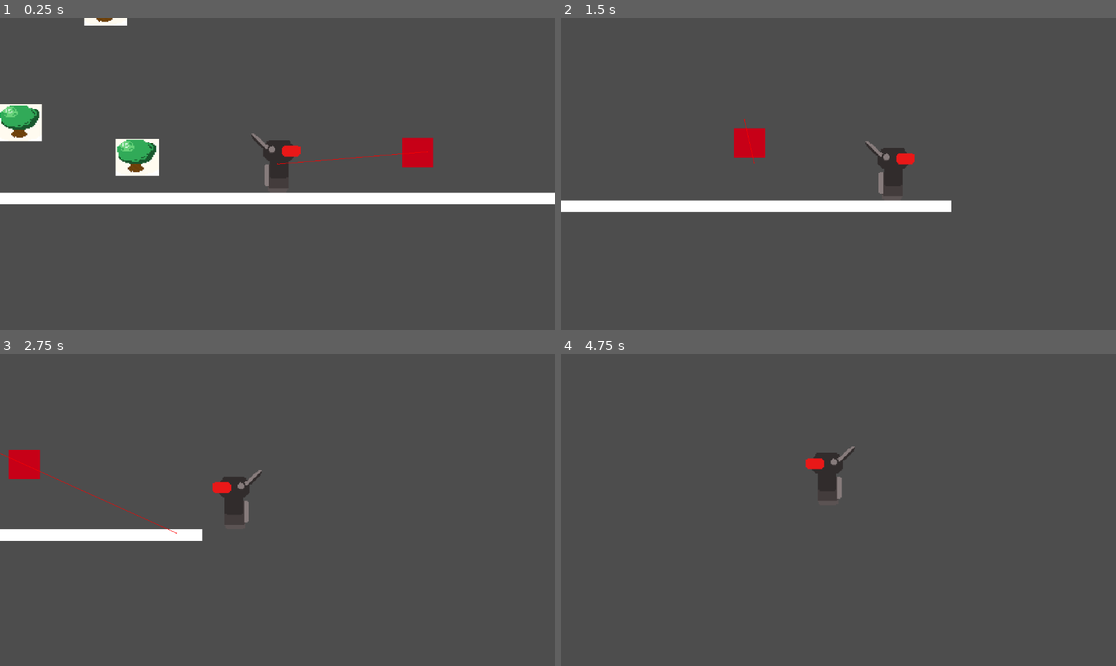
Above: before the commit, frames 1-4 (two rows, left to right).
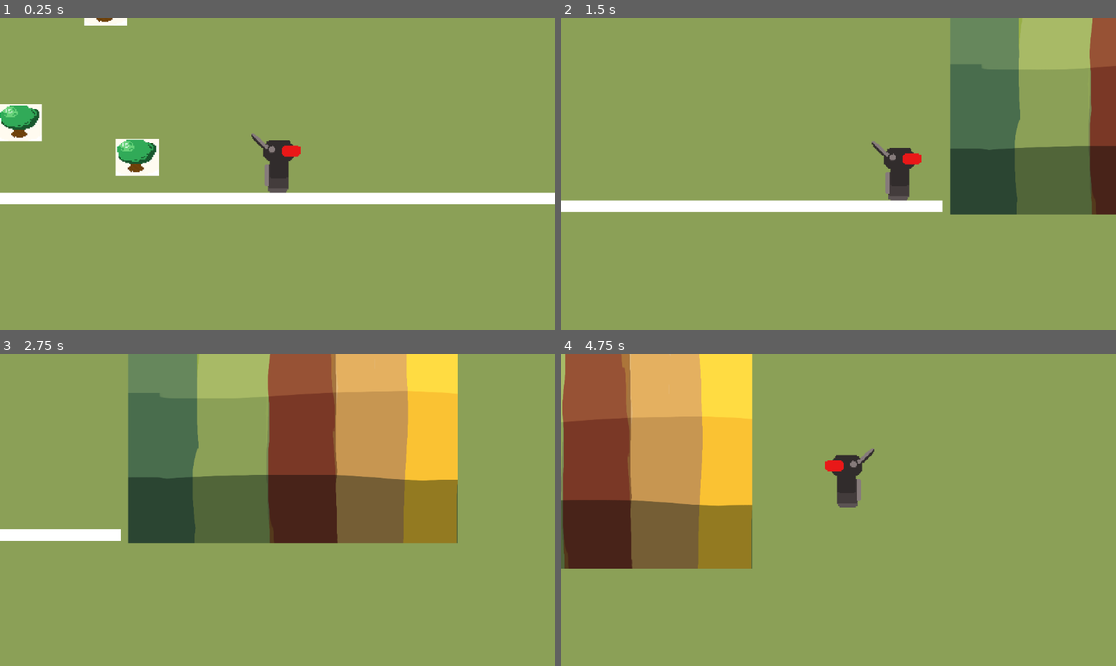
Above: after the commit, the same moments.

Repository: sophieTheProgrammer/queblejam
Game: Godot game, scene res://scenes/game.tscn
The game is run twice, just before and just after one commit, with the same random seed, the same clock (stepped at 60 frames per second) and the same inputs.
Inputs:
- Up to frame 1 (0.25 s): no input
- Up to frame 2 (1.5 s): hold Right (Right) from 0.53 s (still down); tap Space (Jump) at 0.77 s
- Up to frame 3 (2.75 s): tap Space (Jump) at 1.52 s; release Right (Right) at 2.03 s; hold Left (Left) from 2.03 s (still down)
- Up to frame 4 (4.75 s): release Left (Left) at 2.78 s; hold Right (Right) 2.78-4.28 s; tap Space (Jump) at 3.02, 3.77, 4.52 s; hold Left (Left) from 4.28 s (still down)

The runs differ from the first frame. In frame 1, 94% of the frame differs, in the area x 0-100%, y 0-100%; in frame 2, 94%; in frame 3, 97%; in frame 4, 100%.

Commit message:
qol adjustments

Diff:
--- a/project.godot
+++ b/project.godot
@@ -18,6 +18,10 @@
 [autoload]
 
 Global="*uid://725re1gh17vx"
+
+[display]
+
+window/stretch/aspect="expand"
 
 [input]
 
@@ -49,3 +53,4 @@
 
 textures/canvas_textures/default_texture_filter=0
 rendering_device/driver.windows="d3d12"
+environment/defaults/default_clear_color=Color(0.54509807, 0.627451, 0.34117648, 1)
--- a/scenes/game.tscn
+++ b/scenes/game.tscn
@@ -4,7 +4,8 @@
 [ext_resource type="PackedScene" uid="uid://bey60bmk2kegn" path="res://scenes/tree.tscn" id="1_e2o6t"]
 [ext_resource type="PackedScene" uid="uid://ciuakvp37r8bx" path="res://scenes/enemy.tscn" id="1_feb5d"]
 [ext_resource type="PackedScene" uid="uid://c8nmx000lemsv" path="res://scenes/portal.tscn" id="4_lbhrr"]
-[ext_resource type="Script" path="res://scripts/game_manager.gd" id="5_iywne"]
+[ext_resource type="Script" uid="uid://cxjff7owyceba" path="res://scripts/game_manager.gd" id="5_iywne"]
+[ext_resource type="Texture2D" uid="uid://cs8kah7bbnegp" path="res://assets/Untitled_Artwork.png" id="6_p57ef"]
 
 [sub_resource type="NavigationPolygon" id="NavigationPolygon_feb5d"]
 vertices = PackedVector2Array(663.39844, -1140.9609, 1114.3438, 9, -2001.3594, 9, -1762.1016, -749.9375, -937.9219, -1668.4531)
@@ -19,7 +20,7 @@
 navigation_polygon = SubResource("NavigationPolygon_feb5d")
 
 [node name="enemy" parent="." unique_id=1635071808 node_paths=PackedStringArray("Goal") instance=ExtResource("1_feb5d")]
-position = Vector2(582, -173)
+position = Vector2(1115, -892)
 Goal = NodePath("../player")
 
 [node name="player" parent="." unique_id=575009404 instance=ExtResource("1_80nbo")]
@@ -54,4 +55,8 @@
 [node name="game_manager" type="Node2D" parent="." unique_id=474106210]
 script = ExtResource("5_iywne")
 
+[node name="UntitledArtwork" type="Sprite2D" parent="." unique_id=944416996]
+position = Vector2(1921, -397)
+texture = ExtResource("6_p57ef")
+
 [connection signal="player_entered" from="portal" to="game_manager" method="_on_portal_player_entered"]
--- a/scripts/global.gd
+++ b/scripts/global.gd
@@ -1,2 +1,2 @@
 extends Node
-@export var debug = false
+@export var debug = true
--- a/scripts/player.gd
+++ b/scripts/player.gd
@@ -1,14 +1,14 @@
 extends CharacterBody2D
 
-const SPEED = 1200.0
-const JUMP_VELOCITY = -1600.0
-const GRAVITY = 4000
+const SPEED = 1350.0
+const JUMP_VELOCITY = -1400.0
+const GRAVITY = 3200
 const coyote_frames = 3  # How many in-air frames to allow jumping
 var coyote = false  # Track whether we're in coyote time or not
 var last_floor = false  # Last frame's on-floor state
 var jumping = false
-const ACCELERATION = 5000
-const DECCELERATION = 2000
+const ACCELERATION = 4000
+const DECCELERATION = 4000
 @onready var sprite = $Sprite2D
 func _ready() -> void:
 	pass
